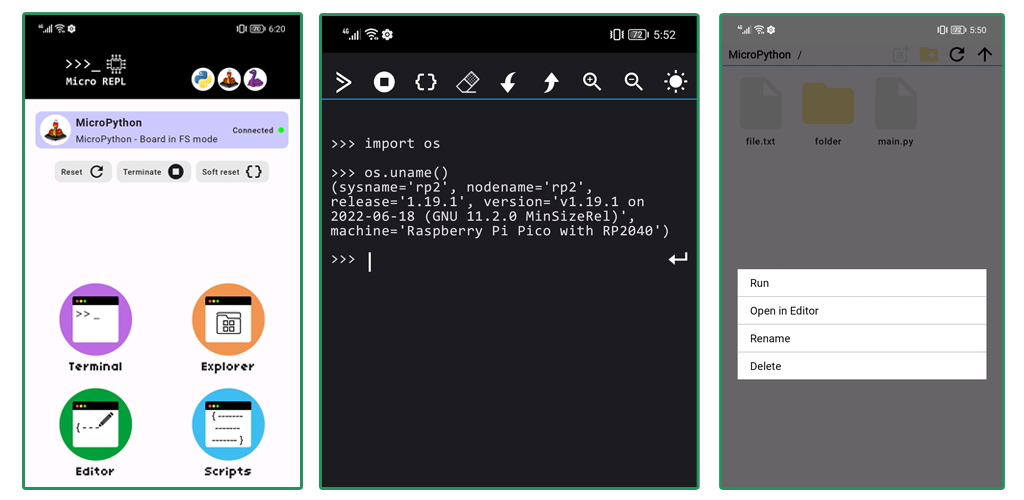
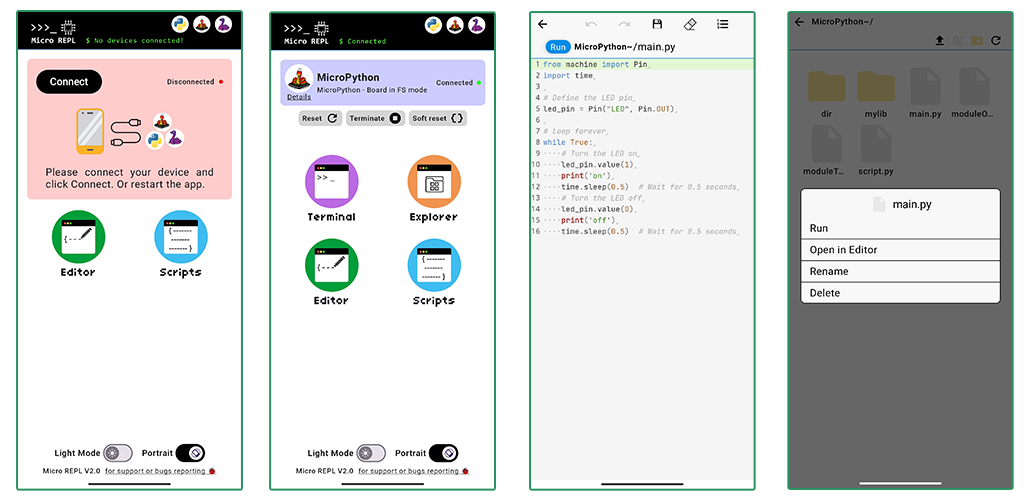
Layer changes from the first (1024, 500) image to the second:
removed layer "Layer 2" over [722, 16, 1002, 487]
removed layer "Layer 3" over [322, 16, 697, 487]
removed layer "Layer 1" over [25, 15, 300, 487]
added layer "home_disconnected" above "files_manager" over [18, 12, 241, 489]
added layer "files_manager" above "code_editor" over [789, 13, 1012, 488]
added layer "code_editor" above "home_connected" over [531, 13, 754, 489]
added layer "home_connected" above "Background" over [271, 13, 494, 489]
